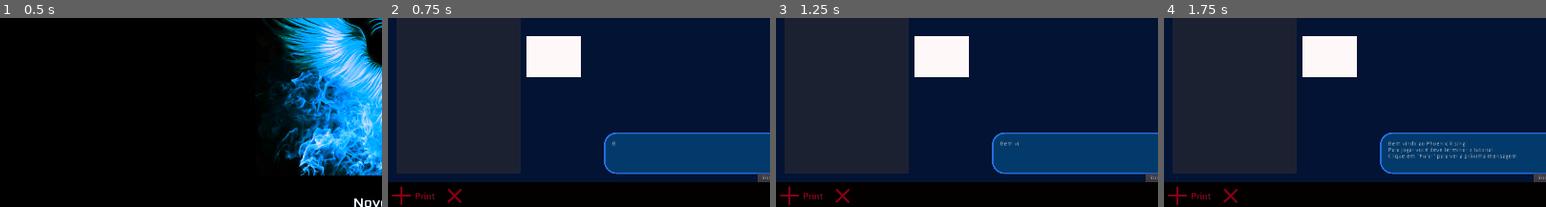
Above: before the commit, frames 1-4 (left to right).
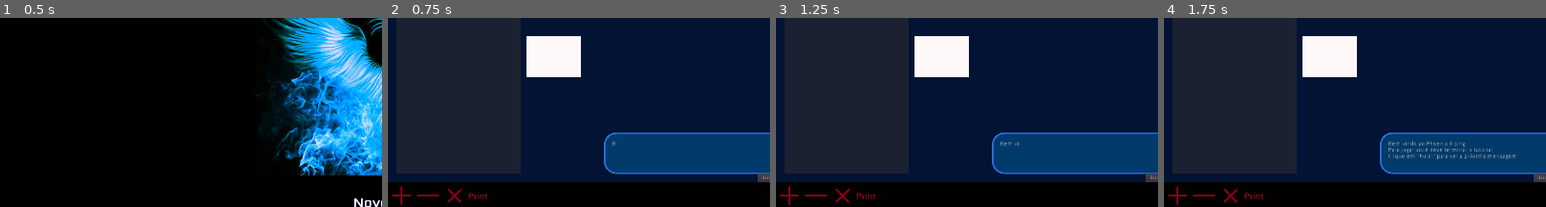
Above: after the commit, the same moments.

Repository: MateusdosAnjos/MAC0499
Game: Godot game, scene res://TelaInicial/TitleScreen.tscn
Same seed, same stepped clock (60 frames per second), same inputs: the game is played once before the commit and once after it.
Inputs:
- Up to frame 1 (0.5 s): no input
- Up to frame 2 (0.75 s): click "Novo Jogo" at 0.5 s
- Up to frame 3 (1.25 s): no input
- Up to frame 4 (1.75 s): click "Pular" at 1.25 s
The pictures show only the part of the screen within x 0-50%, y 36-85%; the shares and areas given below are measured in that part.

Frame 1 is identical in both runs. In frame 2, 0.2% of the frame differs, in the area x 7-26%, y 92-96%; in frame 3, 0.2%; in frame 4, 0.2%.

Commit message:
adicionado SUBTRAÇÃO

Diff:
--- /dev/null
+++ b/Phoenix Rising/Comportamentos/subtracao.gd
@@ -0,0 +1,15 @@
+extends Node
+
+func _init():
+    pass
+
+func execute(input, arguments, player_answer):
+    arguments = arguments.split(", ")
+    if (arguments.size() < 2):
+        return null
+    if (arguments[0].is_valid_integer() and arguments[1].is_valid_integer()):
+        return (int(arguments[0]) - int(arguments[1]))
+    elif (arguments[0].is_valid_float() and arguments[1].is_valid_float()):
+        return (float(arguments[0]) - float(arguments[1]))
+    else:
+        return null
--- a/Phoenix Rising/ItensDoJogo/Inventory.gd
+++ b/Phoenix Rising/ItensDoJogo/Inventory.gd
@@ -14,8 +14,9 @@
 
 func _ready():
     pickup_item("soma")
+    pickup_item("subtracao")
+    pickup_item("multi")
     pickup_item("print")
-    pickup_item("multi")
     containers[0] = grid
 
 func _process(delta):
--- a/Phoenix Rising/ItensDoJogo/ItemDB.gd
+++ b/Phoenix Rising/ItensDoJogo/ItemDB.gd
@@ -8,15 +8,20 @@
         "help": "Icone de soma",
         "codePath": BEHAVIOR_PATH + "soma.gd"
     },
-    "print": {
-        "icon": ICON_PATH + "print.png",
-        "help": "Icone do comando Print",
-        "codePath": BEHAVIOR_PATH + "print.gd"
+    "subtracao": {
+        "icon": ICON_PATH + "subtracao.png",
+        "help": "Icone de subtração",
+        "codePath": BEHAVIOR_PATH + "subtracao.gd"
     },
     "multi": {
         "icon": ICON_PATH + "multi.png",
         "help": "Icone de multiplicação",
         "codePath": BEHAVIOR_PATH + "multi.gd"
+    },
+    "print": {
+        "icon": ICON_PATH + "print.png",
+        "help": "Icone do comando Print",
+        "codePath": BEHAVIOR_PATH + "print.gd"
     },
     "error": {
         "icon": ICON_PATH + "enemyFlyingAlt_2.png",
Binary file added: Phoenix Rising/Acessorios/art/subtracao.png
Not shown, added: Phoenix Rising/Acessorios/art/subtracao.png.import
